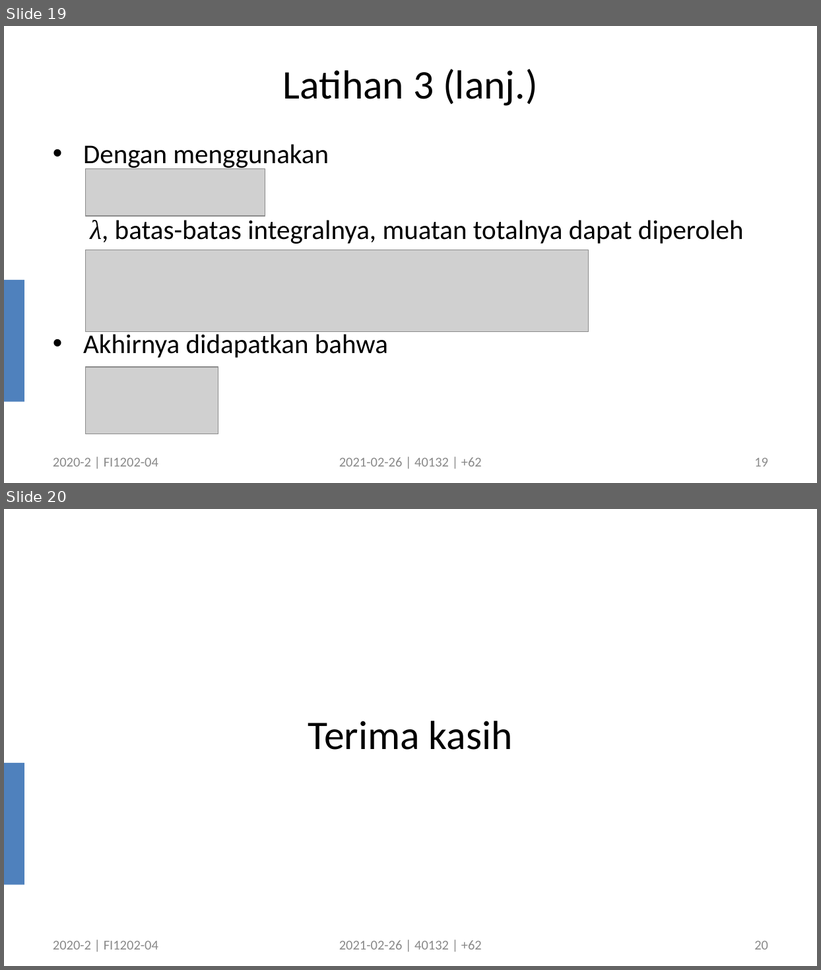
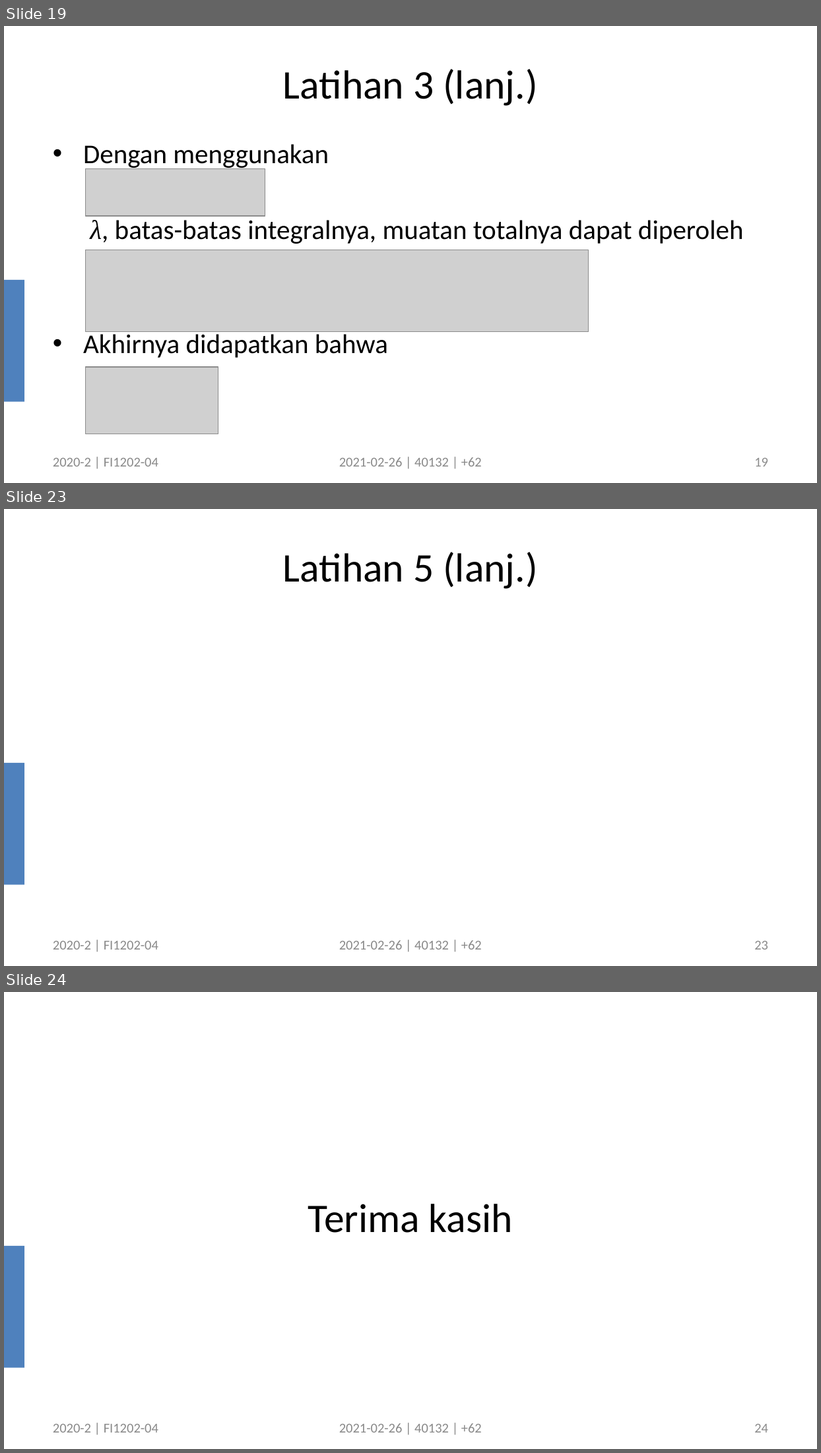
Before and after one commit to dudung/soal, a slide deck: src/figs/pptx/0003_4.pptx. Shown one above the other, each under a label of ours: slides 19 and 20 before the commit, slides 19, 23 and 24 after it; the slides between them are not shown. The pictures are 821x970 and 821x1453 pixels, drawn with LibreOffice and Linux fonts; fonts in the diff are those of the drawing; grey boxes stand for pictures. Boxes give left, top, right and bottom in pixels: in the first picture for what was removed or moved away, otherwise in the second. Text is boxed around its words. In the diff, an @@ line names an element or a change of style, - is before the commit and + after.

```diff
--- a/src/figs/pptx/0003_4.pptx
+++ b/src/figs/pptx/0003_4.pptx
@@ slide 23 added at bbox=[4, 509, 817, 966], background #FFFFFF; not listed: 1 template element that a slide beside it also shows @@
@@ title added at bbox=[283, 552, 538, 589], 36 pt, text #000000 @@
+Latihan 5 (lanj.)
@@ text added at bbox=[53, 941, 158, 950], 12 pt, text #898989 @@
+2020-2 | FI1202-04
@@ text added at bbox=[339, 941, 482, 950], 12 pt, text #898989 @@
+2021-02-26 | 40132 | +62
@@ page number added at bbox=[754, 941, 768, 950], 12 pt, text #8C8C8C @@
+23
@@ what was slide 20 is now slide 24 @@
@@ page number at bbox=[754, 1424, 768, 1433]: text changed @@
-20
+24
```
Also in this commit, not shown: 3 slides changed, 3 other slides added, 1 other file.
